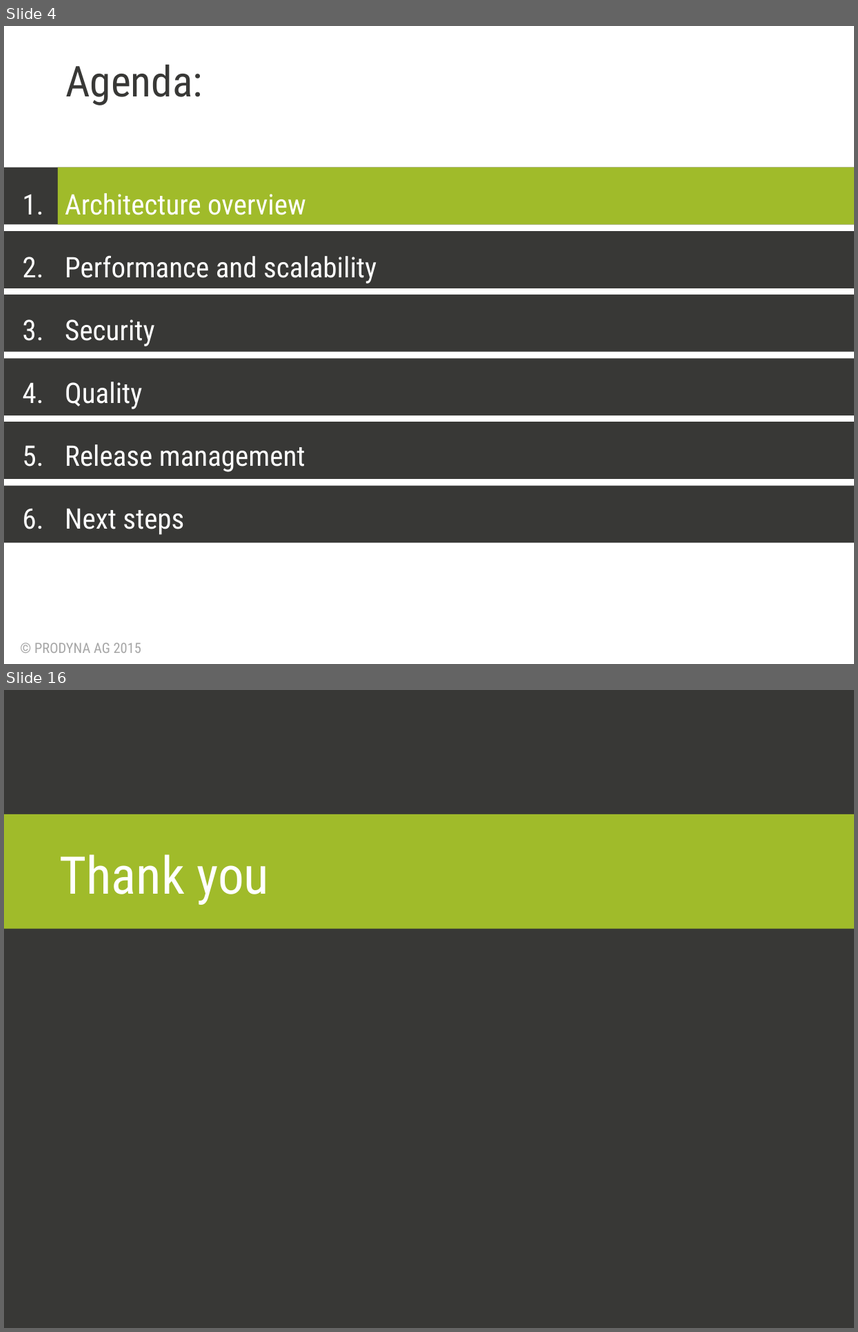
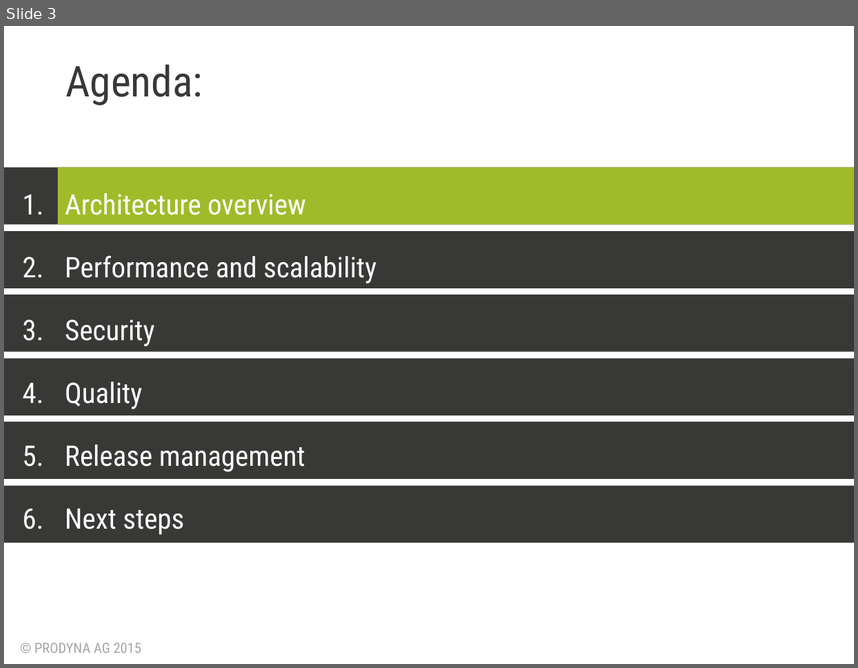
Before and after one commit to BGligorijevic/pac-slides, a slide deck: PAC-presentation.pptx. Shown one above the other, each under a label of ours: slides 4 and 16 before the commit, slide 3 after it; the slides between them are not shown. The pictures are 858x1332 and 858x668 pixels, drawn with LibreOffice and Linux fonts; fonts in the diff are those of the drawing; background and template pictures are left out. Boxes give left, top, right and bottom in pixels: in the first picture for what was removed or moved away, otherwise in the second. Text is boxed around its words. In the diff, an @@ line names an element or a change of style, - is before the commit and + after.

```diff
--- a/PAC-presentation.pptx
+++ b/PAC-presentation.pptx
@@ slide 16 removed at [4,690,854,1328], background #FFFFFF @@
@@ rectangle removed at [4,690,854,1328] @@
@@ rectangle removed at [4,814,854,929] @@
@@ title removed at [59,854,269,905] @@
-Thank you
@@ what was slide 4 is now slide 3 @@
```
Also in this commit, not shown: 2 slides changed, 3 slides added, 11 other slides removed, 1 other file.
